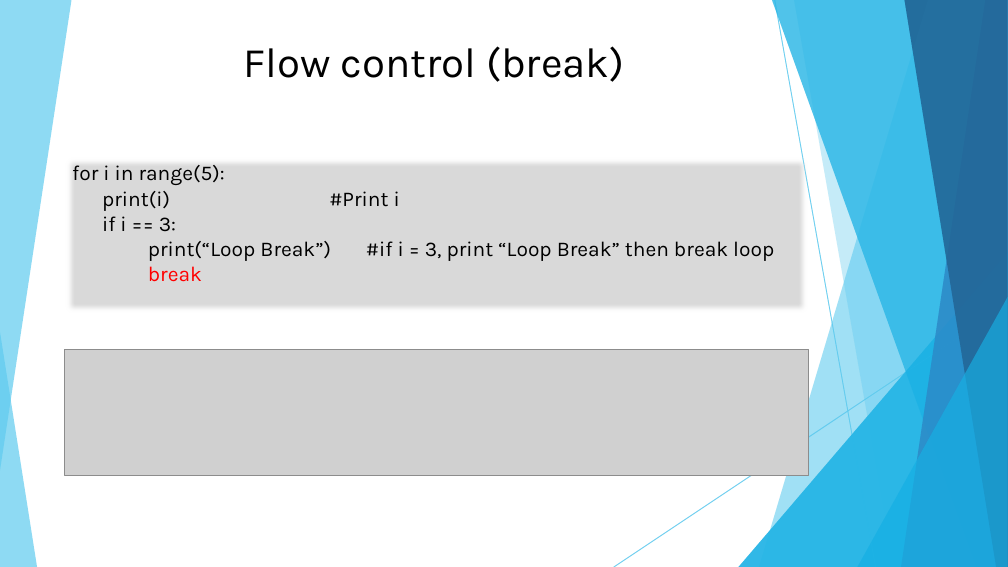
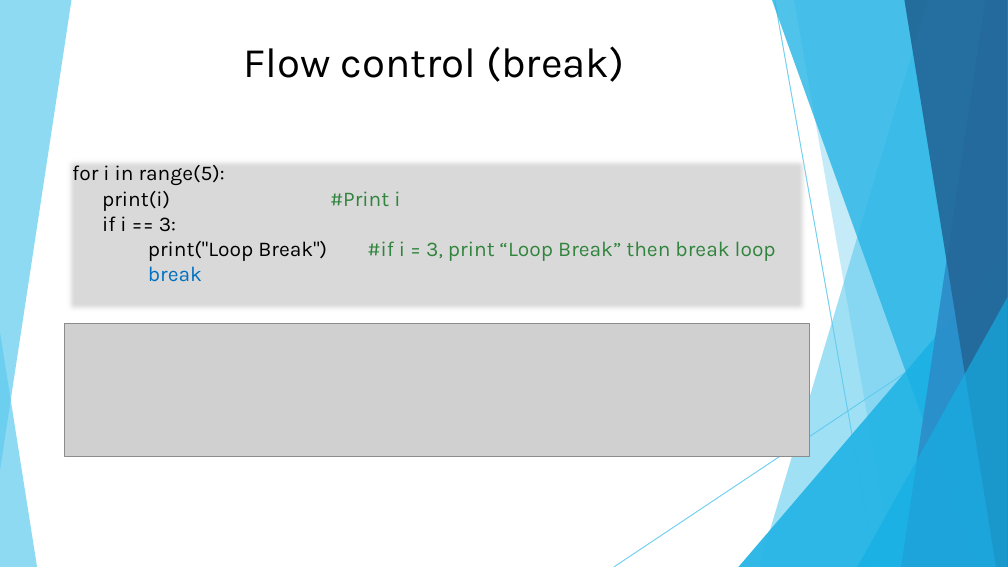
Before and after one commit to DavidChu0424/PythonIntroduction, a slide deck: slide 56 of Python Introduction.pptx (slide 48 before the commit). Drawn at 1008x567 pixels with LibreOffice and Linux fonts; fonts in the diff are those of the drawing; grey boxes stand for pictures. Boxes give left, top, right and bottom in pixels: in the first picture for what was removed or moved away, otherwise in the second. Text is boxed around its words. In the diff, an @@ line names an element or a change of style, - is before the commit and + after.

```diff
--- a/Python Introduction.pptx
+++ b/Python Introduction.pptx
@@ text in rectangle at (x1=102, y1=191, x2=400, y2=282): text colour #000000 to #31843D in "#Print i"; text colour #FF0000 to #0070C0 in "break" @@
@@ text in rectangle at (x1=148, y1=241, x2=776, y2=261): text changed; text colour #000000 to #31843D @@
-print(“Loop Break”) #if i = 3, print “Loop Break” then break loop
+print("Loop Break") #if i = 3, print “Loop Break” then break loop
@@ picture resized from (x1=65, y1=349, x2=809, y2=476) to (x1=65, y1=323, x2=810, y2=456) @@
```
Also in this commit, not shown: 38 other slides changed, 12 slides added.
